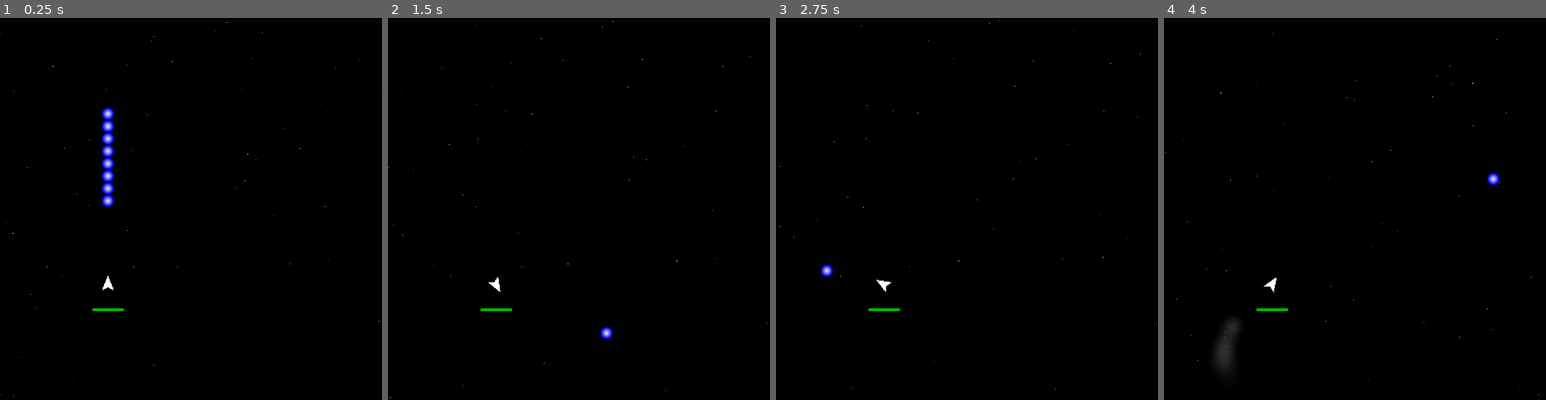
Above: before the commit, frames 1-4 (left to right).
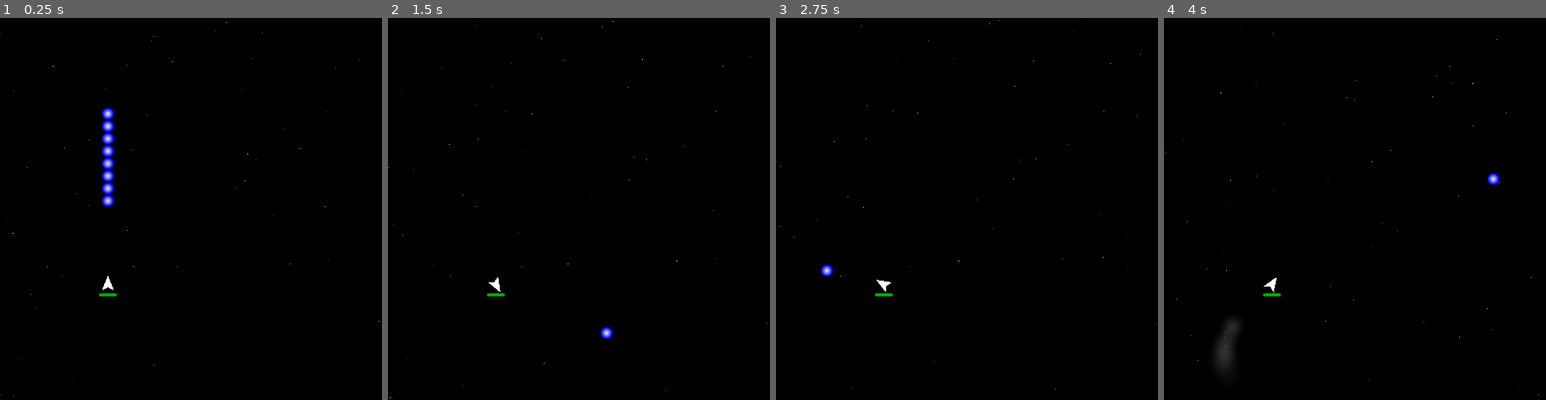
Above: after the commit, the same moments.

Repository: Trantarius/ArcadeGame
Game: Godot game, scene res://main.tscn
Two runs of this game, one before a commit and one after it. Both use one fixed random seed, a clock stepped at 60 frames per second and the inputs below. The engine's default icon, where the game draws it, is replaced by a stand-in: a white triangle on a blue panel in a dark square.
Inputs (mouse positions are % of the whole screen's width and height, from its top left):
- Up to frame 1 (0.25 s): no input
- Up to frame 2 (1.5 s): move the mouse to (72, 45) at 0.52 s; hold D (right) 0.53-1.28 s; move the mouse to (30, 55) at 1.27 s; hold A (left) from 1.28 s (still down)
- Up to frame 3 (2.75 s): move the mouse to (60, 28) at 2.02 s; release A (left) at 2.03 s; hold D (right) from 2.03 s (still down)
- Up to frame 4 (4 s): move the mouse to (45, 70) at 2.77 s; release D (right) at 2.78 s; hold W (forward) 2.78-3.53 s; move the mouse to (80, 65) at 3.52 s; hold A (left) from 3.53 s (still down)
The pictures show only the part of the screen within x 36-86%, y 15-65%; the shares and areas given below are measured in that part.

The runs differ from the first frame. In frame 1, 0.1% of the frame differs, in the area x 24-33%, y 72-77%; in frame 2, 0.1%; in frame 3, 0.1%; in frame 4, 0.1%.

Commit message:
pulse laser

Diff:
--- a/Interpolator.gd
+++ b/Interpolator.gd
@@ -14,6 +14,7 @@
 
 func _ready()->void:
 	top_level = true
+	global_transform = get_parent().global_transform
 
 func _process(_delta:float) -> void:
 	var dt:float = Engine.get_physics_interpolation_fraction()*Engine.time_scale/Engine.physics_ticks_per_second
--- a/abilities/WeaponAbility.gd
+++ b/abilities/WeaponAbility.gd
@@ -11,9 +11,11 @@
 @export var projectile_count:float = 1
 
 ## Initial speed of projectiles (interpretation is up to subclass).
+## For hitscan lasers, this is the max range.
 @export var projectile_speed:float = 600
 
 ## Radius of projectiles (interpretation is up to subclass).
+## For auto-aim lasers, this is the max aim assist angle.
 @export var projectile_size:float = 16
 
 var fire_timer:CountdownTimer = CountdownTimer.new()
--- a/abilities/light_cannon/light_cannon.gd
+++ b/abilities/light_cannon/light_cannon.gd
@@ -10,7 +10,7 @@
 
 	for n:int in range(floori(projectile_count)):
 		var bullet:Projectile = preload("res://abilities/light_cannon/light_cannon_projectile.tscn").instantiate()
-		bullet.position = get_parent().get_muzzle_position()
+		bullet.global_position = get_parent().get_muzzle_position()
 
 		var fire_dir:Vector2 = get_parent().get_muzzle_direction().rotated(spread/2 - n*spread/max(1,bullet_count-1))
 
--- /dev/null
+++ b/abilities/pulse_laser/laser.tscn
@@ -0,0 +1,17 @@
+[gd_scene load_steps=3 format=3 uid="uid://lasc2mwa8371"]
+
+[ext_resource type="Script" path="res://laser.gd" id="1_uk2lr"]
+
+[sub_resource type="Gradient" id="Gradient_7bv15"]
+interpolation_color_space = 2
+colors = PackedColorArray(0.592157, 0.745098, 1, 1, 0, 0, 1, 0)
+
+[node name="Laser" type="Node2D"]
+position = Vector2(34, -72)
+script = ExtResource("1_uk2lr")
+lifetime = 0.2
+damage_amount = 10.0
+collision_mask = 5
+gradient = SubResource("Gradient_7bv15")
+length = 1000.0
+width = 10.0
--- /dev/null
+++ b/abilities/pulse_laser/pulse_laser.gd
@@ -0,0 +1,54 @@
+extends WeaponAbility
+
+## Standard deviation of shot angle
+const innaccuracy:float = deg_to_rad(1)
+
+func _on_fire() -> void:
+
+	var muzzle_pos:Vector2 = get_parent().get_muzzle_position()
+	var muzzle_dir:Vector2 = get_parent().get_muzzle_direction()
+
+	var cone:ConvexPolygonShape2D = ConvexPolygonShape2D.new()
+	cone.points = [
+		(Vector2.RIGHT*projectile_speed).rotated(-deg_to_rad(projectile_size)),
+		(Vector2.RIGHT*projectile_speed),
+		(Vector2.RIGHT*projectile_speed).rotated(deg_to_rad(projectile_size)),
+		Vector2.ZERO]
+
+	var query:PhysicsShapeQueryParameters2D = PhysicsShapeQueryParameters2D.new()
+	query.collision_mask = 0b100 # Enemy  collision layer
+	query.shape = cone
+	query.transform = Transform2D(muzzle_dir.angle(),muzzle_pos)
+	var result:Array[Dictionary] = get_viewport().find_world_2d().direct_space_state.intersect_shape(query)
+
+	if(result.is_empty()):
+
+		for n:int in range(projectile_count):
+			var laser:Laser = preload("res://abilities/pulse_laser/laser.tscn").instantiate()
+			get_viewport().get_camera_2d().add_child(laser)
+			laser.damage_amount = damage_amount
+			laser.global_position = muzzle_pos
+			laser.global_rotation = muzzle_dir.angle() + randfn(0,innaccuracy)
+			laser.length = projectile_speed
+			laser.fire()
+
+	else:
+
+		for n:int in range(projectile_count):
+			var target:Enemy = result.pick_random().collider
+			var target_theta = (target.global_position-muzzle_pos).angle()
+			var leftlimit_theta:float = muzzle_dir.angle() - deg_to_rad(projectile_size)
+			var rightlimit_theta:float = muzzle_dir.angle() + deg_to_rad(projectile_size)
+
+			if(angle_difference(leftlimit_theta,target_theta)<0):
+				target_theta = leftlimit_theta
+			elif(angle_difference(rightlimit_theta,target_theta)>0):
+				target_theta = rightlimit_theta
+
+			var laser:Laser = preload("res://abilities/pulse_laser/laser.tscn").instantiate()
+			get_viewport().get_camera_2d().add_child(laser)
+			laser.damage_amount = damage_amount
+			laser.global_position = muzzle_pos
+			laser.global_rotation = target_theta + randfn(0,innaccuracy)
+			laser.length = projectile_speed
+			laser.fire()
--- /dev/null
+++ b/abilities/pulse_laser/pulse_laser.tscn
@@ -0,0 +1,23 @@
+[gd_scene load_steps=3 format=3 uid="uid://blpkj5dm1bxh5"]
+
+[ext_resource type="Script" path="res://abilities/pulse_laser/pulse_laser.gd" id="1_7s6gi"]
+[ext_resource type="Texture2D" uid="uid://d0b1i8dwuq1ah" path="res://abilities/pulse_laser/pulse_laser_icon.png" id="2_t8ol2"]
+
+[node name="PulseLaser" type="Node"]
+script = ExtResource("1_7s6gi")
+fire_rate = 1.0
+damage_amount = 20.0
+projectile_speed = 1000.0
+ability_name = &"Pulse Laser"
+texture = ExtResource("2_t8ol2")
+type = "Weapon"
+description = "A repeating laser gun. Onboard AI is able track and hit targets in front of you. Mostly effective at long range.
+
+Damage: {property damage_amount}
+Fire Rate: {property fire_rate}
+Laser Count: {property projectile_count}
+Range: {property projectile_speed}
+Auto Aim: {property projectile_size}"
+mod_name = &"weapon"
+
+[connection signal="fire" from="." to="." method="_on_fire"]
--- /dev/null
+++ b/abilities/pulse_laser/pulse_laser_pickup.tscn
@@ -0,0 +1,28 @@
+[gd_scene load_steps=6 format=3 uid="uid://yidbh7wl3t3g"]
+
+[ext_resource type="Script" path="res://abilities/AbilityPickup.gd" id="1_x0aws"]
+[ext_resource type="PackedScene" uid="uid://blpkj5dm1bxh5" path="res://abilities/pulse_laser/pulse_laser.tscn" id="2_0obrd"]
+[ext_resource type="Script" path="res://Interpolator.gd" id="3_tbd3s"]
+[ext_resource type="Texture2D" uid="uid://d0b1i8dwuq1ah" path="res://abilities/pulse_laser/pulse_laser_icon.png" id="4_1vrth"]
+
+[sub_resource type="RectangleShape2D" id="RectangleShape2D_mo1ov"]
+size = Vector2(32, 32)
+
+[node name="PulseLaserPickup" type="RigidBody2D"]
+collision_layer = 8
+collision_mask = 3
+script = ExtResource("1_x0aws")
+ability_scene = ExtResource("2_0obrd")
+value = 10.0
+
+[node name="CollisionShape2D" type="CollisionShape2D" parent="."]
+shape = SubResource("RectangleShape2D_mo1ov")
+
+[node name="Interpolator" type="Node2D" parent="."]
+script = ExtResource("3_tbd3s")
+
+[node name="Sprite2D" type="Sprite2D" parent="Interpolator"]
+scale = Vector2(0.125, 0.125)
+texture = ExtResource("4_1vrth")
+
+[connection signal="picked_up" from="." to="." method="_on_picked_up"]
--- a/health_bar.gd
+++ b/health_bar.gd
@@ -5,9 +5,9 @@
 
 func _process(_delta: float) -> void:
 	super(_delta)
-	$ProgressBar.offset_left = -get_parent().radius * 0.666
-	$ProgressBar.offset_right = get_parent().radius * 0.666
-	$ProgressBar.offset_top = get_parent().radius
+	$ProgressBar.offset_left = -get_parent().radius*1.5
+	$ProgressBar.offset_right = get_parent().radius*1.5
+	$ProgressBar.offset_top = get_parent().radius*1.5
 	$ProgressBar.offset_bottom = 0
 	$ProgressBar.max_value = get_parent().max_health
 	$ProgressBar.value = get_parent().health
--- a/hornet/hornet.tscn
+++ b/hornet/hornet.tscn
@@ -11,7 +11,7 @@
 contact_damage = 10.0
 point_value = 5.0
 max_health = 30.0
-radius = 24.0
+radius = 18.0
 
 [node name="Interpolator" type="Node2D" parent="."]
 script = ExtResource("3_k1hes")
--- /dev/null
+++ b/laser.gd
@@ -0,0 +1,82 @@
+@tool
+class_name Laser
+extends Node2D
+
+## How long the laser stays on screen (the attack itself is instant)
+@export var lifetime:float = 0.25
+var lifetime_timer:CountdownTimer = CountdownTimer.new()
+
+@export var damage_amount:float = 1
+@export var damage_silent:bool = false
+
+@export_flags_2d_physics var collision_mask:int
+@export var gradient:Gradient:
+	set(to):
+		gradient=to
+		if(is_instance_valid(line)):
+			var gtex:GradientTexture1D = line.material.get_shader_parameter('gradient')
+			gtex.gradient = gradient
+@export var length:float:
+	set(to):
+		length=to
+		if(Engine.is_editor_hint() && is_instance_valid(line)):
+			line.points = [Vector2.ZERO,Vector2.RIGHT*length]
+@export var width:float:
+	set(to):
+		width = to
+		if(is_instance_valid(line)):
+			line.width=width
+
+var line:Line2D
+var source:Actor
+
+signal damage_dealt(damage:Damage)
+
+func _ready()->void:
+	line = Line2D.new()
+	line.texture_mode = Line2D.LINE_TEXTURE_TILE
+	line.begin_cap_mode = Line2D.LINE_CAP_BOX
+	line.end_cap_mode = Line2D.LINE_CAP_BOX
+	line.material = ShaderMaterial.new()
+	line.material.shader = preload("res://laser.gdshader")
+	var gradtex:GradientTexture1D = GradientTexture1D.new()
+	gradtex.gradient = gradient
+	line.material.set_shader_parameter('gradient',gradtex)
+	line.width = width
+	lifetime_timer.min_time = 0
+	add_child(line,false,Node.INTERNAL_MODE_BACK)
+	if(Engine.is_editor_hint()):
+		line.points = [Vector2.ZERO,Vector2.RIGHT*length]
+
+func fire()->void:
+	lifetime_timer.time = lifetime
+	line.material.set_shader_parameter('shade_offset',0)
+	var query:PhysicsRayQueryParameters2D = PhysicsRayQueryParameters2D.new()
+	query.collision_mask = collision_mask
+	query.from = global_position
+	query.to = global_position + Vector2.RIGHT.rotated(global_rotation) * length
+	var result:Dictionary = get_world_2d().direct_space_state.intersect_ray(query)
+
+	if(result.is_empty()):
+		line.points = [Vector2.ZERO,Vector2.RIGHT*length]
+	else:
+		line.points = [Vector2.ZERO,(result.position-global_position).length() * Vector2.RIGHT]
+		var collider:Object = result.collider
+		if(collider is Actor):
+			var damage:Damage = Damage.new()
+			damage.amount = damage_amount
+			damage.source = self
+			damage.attacker = source
+			damage.target = collider
+			damage.position = result.position
+			damage.direction = (query.to-query.from).normalized()
+			damage.velocity = damage.target.linear_velocity
+			damage.silent = damage_silent
+			damage_dealt.emit(damage)
+			damage.target.take_damage(damage)
+
+func _process(_delta: float) -> void:
+	if(!Engine.is_editor_hint()):
+		line.material.set_shader_parameter('shade_offset',(lifetime - lifetime_timer.time)/lifetime)
+		if(lifetime_timer.time<=0):
+			queue_free()
--- /dev/null
+++ b/laser.gdshader
@@ -0,0 +1,18 @@
+shader_type canvas_item;
+
+uniform sampler2D gradient;
+uniform float shade_offset;
+
+varying float fid;
+
+void vertex() {
+	fid = min(UV.x,1.0);
+}
+
+void fragment() {
+	float radial = abs(2.0*UV.y-1.0);
+	float line_len = UV.x/fid;
+	float linear = 1.0-clamp(2.0*min(UV.x,line_len-UV.x),0,1);
+	float shade = clamp(radial+linear + shade_offset,0,1);
+	COLOR = texture(gradient,vec2(shade,0));
+}
--- a/main.tscn
+++ b/main.tscn
@@ -15,6 +15,7 @@
 [ext_resource type="PackedScene" uid="uid://7fxmn5qcukpx" path="res://abilities/handbrake/handbrake_pickup.tscn" id="11_oynry"]
 [ext_resource type="PackedScene" uid="uid://dj3sihx7v1ip0" path="res://abilities/sidestep/sidestep_pickup.tscn" id="12_gm13v"]
 [ext_resource type="PackedScene" uid="uid://cfy8pkp2n4b8d" path="res://abilities/light_cannon/light_cannon_pickup.tscn" id="13_nrt7w"]
+[ext_resource type="PackedScene" uid="uid://yidbh7wl3t3g" path="res://abilities/pulse_laser/pulse_laser_pickup.tscn" id="15_byc40"]
 [ext_resource type="PackedScene" uid="uid://cgy3if02alej2" path="res://abilities/scatter_gun/scatter_gun_pickup.tscn" id="15_c0lh3"]
 
 [node name="Main" type="Node"]
@@ -48,7 +49,7 @@
 
 [node name="PickupSpawner" type="Node" parent="."]
 script = ExtResource("6_0lnqi")
-pickup_list = Array[PackedScene]([ExtResource("6_h8vvy"), ExtResource("9_tblqw"), ExtResource("11_oynry"), ExtResource("12_gm13v"), ExtResource("13_nrt7w"), ExtResource("15_c0lh3")])
+pickup_list = Array[PackedScene]([ExtResource("6_h8vvy"), ExtResource("9_tblqw"), ExtResource("11_oynry"), ExtResource("12_gm13v"), ExtResource("13_nrt7w"), ExtResource("15_c0lh3"), ExtResource("15_byc40")])
 
 [node name="HitNumberSpawner" type="Node" parent="."]
 script = ExtResource("10_mwqnm")
--- a/player/Player.gd
+++ b/player/Player.gd
@@ -15,9 +15,9 @@
 	add_ability(load("res://abilities/light_cannon/light_cannon.tscn").instantiate())
 
 func get_muzzle_position()->Vector2:
-	return $Muzzle.global_position
+	return $Interpolator/Muzzle.global_position
 func get_muzzle_direction()->Vector2:
-	return Vector2.UP.rotated($Muzzle.global_rotation)
+	return Vector2.UP.rotated($Interpolator/Muzzle.global_rotation)
 
 var _add_ability_queue:Array[PlayerAbility]
 var _is_adding_ability:bool = false
--- a/player/player.tscn
+++ b/player/player.tscn
@@ -66,6 +66,7 @@
 physics_material_override = SubResource("PhysicsMaterial_tuyrf")
 script = ExtResource("1_n287t")
 max_health = 100.0
+radius = 8.0
 max_linear_thrust = 256.0
 max_linear_speed = 800.0
 max_angular_thrust = 256.0
@@ -86,7 +87,7 @@
 process_material = SubResource("ShaderMaterial_61lre")
 texture = SubResource("GradientTexture2D_v4qv1")
 
-[node name="Muzzle" type="Marker2D" parent="."]
+[node name="Muzzle" type="Marker2D" parent="Interpolator"]
 position = Vector2(0, -12)
 
 [node name="CollisionPolygon2D" type="CollisionPolygon2D" parent="."]
--- a/spiky/spiky.tscn
+++ b/spiky/spiky.tscn
@@ -12,6 +12,7 @@
 contact_damage = 30.0
 contact_suicide = true
 max_health = 1.0
+radius = 10.0
 linear_control_mode = 3
 linear_brake = 0.0
 
--- a/spiky/spiky_factory.tscn
+++ b/spiky/spiky_factory.tscn
@@ -11,7 +11,7 @@
 script = ExtResource("1_8hxwo")
 point_value = 10.0
 max_health = 100.0
-radius = 64.0
+radius = 48.0
 linear_control_mode = 2
 angular_control_mode = 2
 
Binary file added: abilities/pulse_laser/pulse_laser_icon.png
Not shown, added: abilities/pulse_laser/pulse_laser_icon.png.import
Not shown: 1 places in main.tscn that only renumber resources
Not shown, changed: blender/TempIcon.blend
